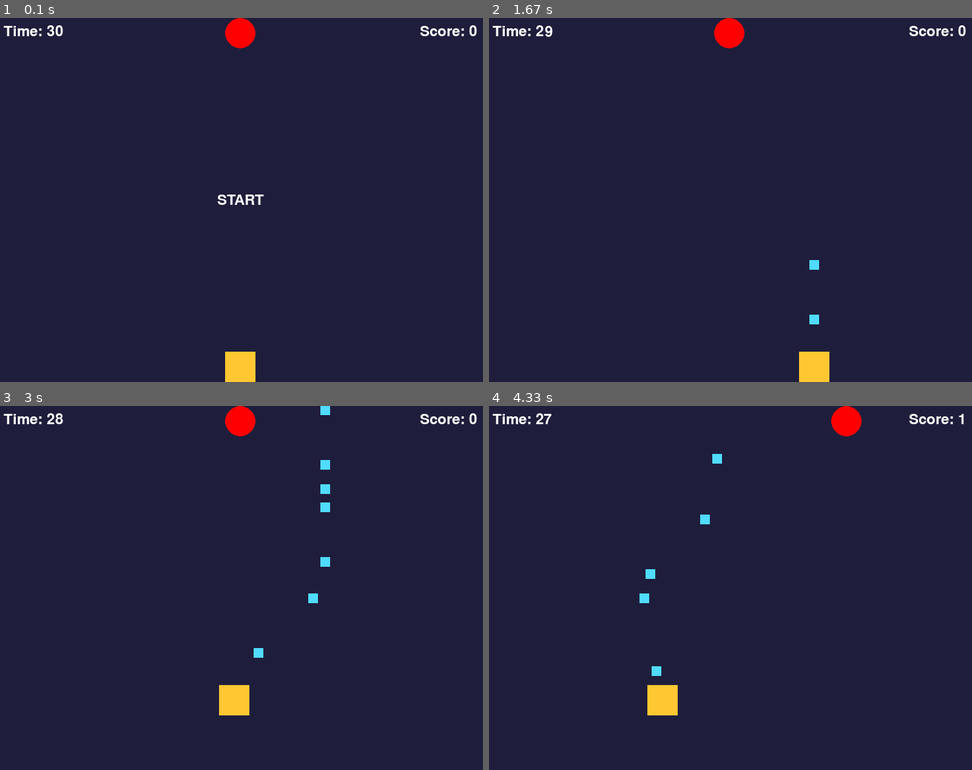
Above: before the commit, frames 1-4 (two rows, left to right).
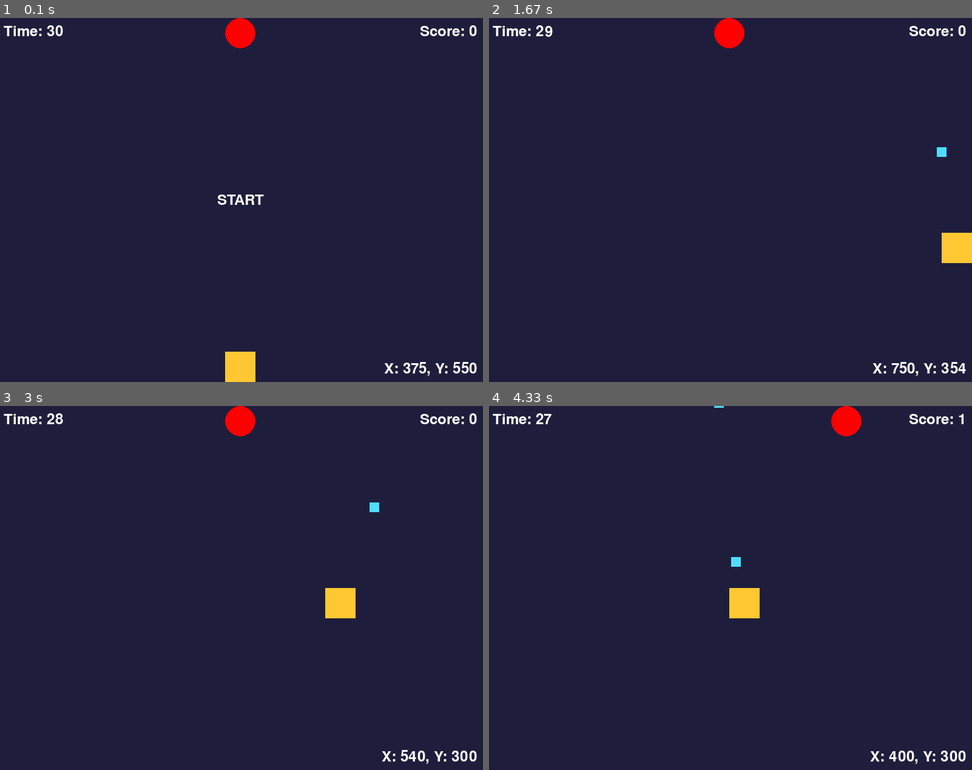
Above: after the commit, the same moments.

Repository: wooper15/pygame-lesson1-wooper15
Game: pygame game, started from main.py
The game is run twice, just before and just after one commit, with the same random seed, the same clock (stepped at 60 frames per second) and the same inputs.
Inputs (mouse positions are in pixels of both pictures, inside the frame that each line leads up to):
- Up to frame 1 (0.1 s): no input
- Up to frame 2 (1.67 s): click (730, 200) at 0.38 s; hold W 0.67-1.13 s; hold Right 0.67-1.13 s; hold D 1.17-1.63 s; tap Space at 1.23, 1.53 s
- Up to frame 3 (3 s): hold Up 1.67-1.97 s; tap Space at 1.73, 2.07, 2.37, 2.57, 2.87 s; hold D 2-2.47 s; hold Left from 2.5 s (still down)
- Up to frame 4 (4.33 s): release Left at 3.03 s; hold S 3.07-3.37 s; tap Space at 3.13, 3.47, 3.77, 3.9, 4.3 s; hold Left 3.4-3.8 s; hold W 3.83-4.2 s; hold Right from 4.23 s (still down)

The runs differ from the first frame. In frame 1, 0.3% of the frame differs, in the area x 79-99%, y 94-99%; in frame 2, 1.5%; in frame 3, 1.7%, in the area x 45-99%, y 0-99%; in frame 4, 1.6%.

Commit message:
i added cordinates of the player, added the possibility to control the player with WASD

Diff:
--- a/main.py
+++ b/main.py
@@ -11,7 +11,8 @@
 PLAYER_SIZE = 50
 # Make the projectile one third as wide and tall as the player square.
 PROJECTILE_ONE_SIZE = PLAYER_SIZE // 3
-SPEED = 5
+SPEED = 7
+VELOCITY = 15
 
 # Create the window using the width and height chosen above.
 screen = pygame.display.set_mode((WIDTH, HEIGHT))
@@ -43,7 +44,7 @@
 
 async def main():
     # These global values are changed while the game loop is running.
-    global x, y, target_x, score, active_projectiles
+    global x, y, target_x, target_y, score, active_projectiles
 
     # Use Pygame's default font at size 36 for the score display.
     font = pygame.font.Font(None, 36)
@@ -59,6 +60,19 @@
     timer_start = None
     time_remaining = 30
     running = True
+
+    def restart_game():
+        nonlocal timer_start, time_remaining
+        global x, y, target_x, target_y, score, active_projectiles
+
+        score = 0
+        active_projectiles = []
+        x = WIDTH // 2 - PLAYER_SIZE // 2
+        y = HEIGHT - PLAYER_SIZE
+        target_x = WIDTH // 2
+        target_y = TARGET_RADIUS
+        timer_start = pygame.time.get_ticks()
+        time_remaining = 30
 
     while running:
 
@@ -79,10 +93,7 @@
                     started = True
                     timer_start = pygame.time.get_ticks()
                 elif time_remaining == 0 and restart_button_rect.collidepoint(event.pos):
-                    score = 0
-                    active_projectiles = []
-                    timer_start = pygame.time.get_ticks()
-                    time_remaining = 30
+                    restart_game()
 
         if started:
             time_remaining = max(0, 30 - (pygame.time.get_ticks() - timer_start) // 1000)
@@ -94,16 +105,16 @@
 
         if game_active:
             # Move the player a few pixels for each frame while an arrow key is held.
-            if keys[pygame.K_LEFT]:
+            if keys[pygame.K_LEFT] or keys[pygame.K_a]:
                 x -= SPEED
 
-            if keys[pygame.K_RIGHT]:
+            if keys[pygame.K_RIGHT] or keys[pygame.K_d]:
                 x += SPEED
 
-            if keys[pygame.K_UP]:
+            if keys[pygame.K_UP] or keys[pygame.K_w]:
                 y -= SPEED
 
-            if keys[pygame.K_DOWN]:
+            if keys[pygame.K_DOWN] or keys[pygame.K_s]:
                 y += SPEED
 
         # Keep the square's top edge at or below the screen midpoint.
@@ -126,7 +137,7 @@
         remaining_projectiles = []
         if game_active:
             for projectile in active_projectiles:
-                projectile.y -= SPEED
+                projectile.y -= VELOCITY
                 if projectile.colliderect(target_rect):
                     target_hit = True
                     score += 1
@@ -170,6 +181,10 @@
         timer_rect = timer_text.get_rect(topleft=(10, 10))
         screen.blit(timer_text, timer_rect)
 
+        coordinates_text = font.render(f"X: {x}, Y: {y}", True, (255, 255, 255))
+        coordinates_rect = coordinates_text.get_rect(bottomright=(WIDTH - 10, HEIGHT - 10))
+        screen.blit(coordinates_text, coordinates_rect)
+
         # Show the completed frame on the screen.
         pygame.display.flip()
 
